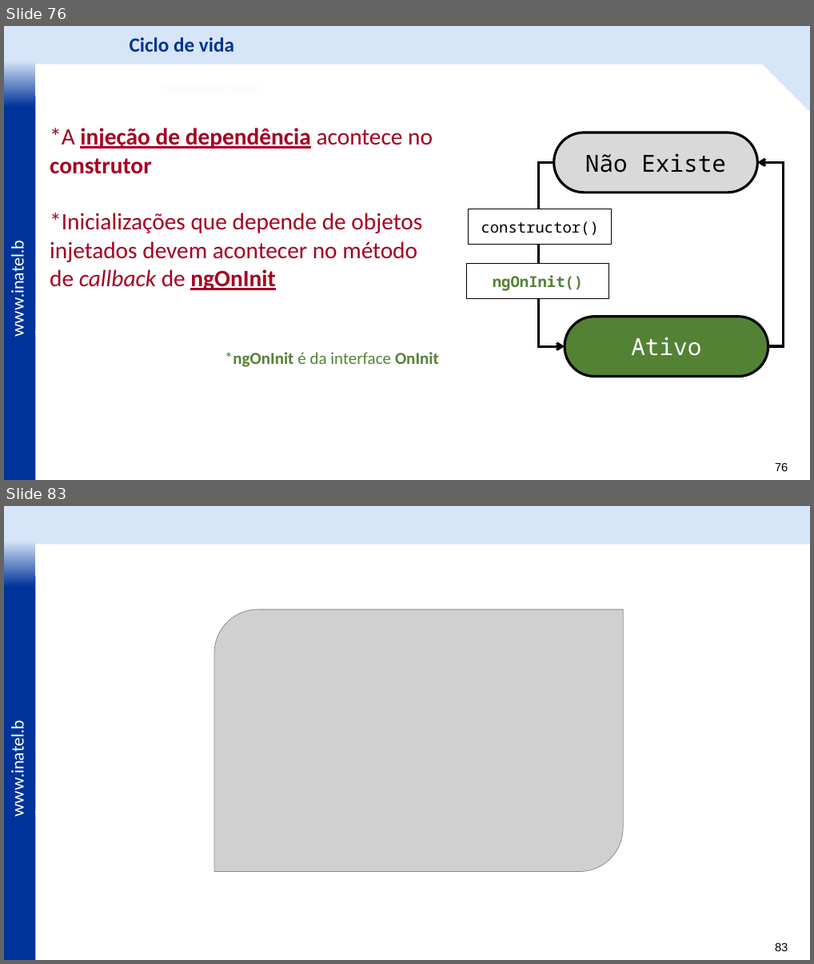
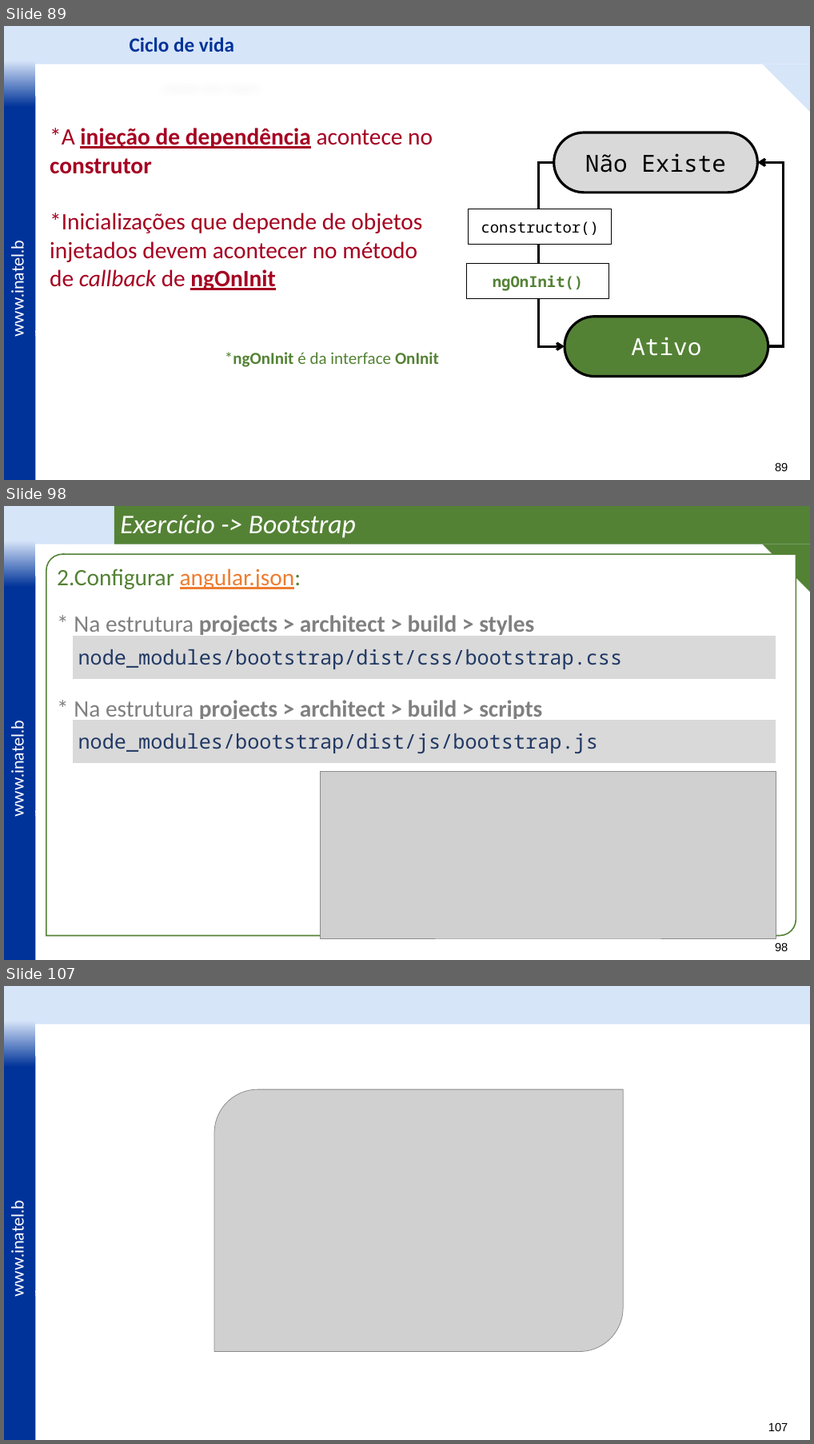
Before and after one commit to vitor-figueiredo/Lab_Angular, a slide deck: _docs/Lab_Angular - Frontend com Angular -v3.pptx. Shown one above the other, each under a label of ours: slides 76 and 83 before the commit, slides 89, 98 and 107 after it; the slides between them are not shown. The pictures are 814x964 and 814x1444 pixels, drawn with LibreOffice and Linux fonts; fonts in the diff are those of the drawing; grey boxes stand for pictures; background and template pictures are left out. Boxes give left, top, right and bottom in pixels: in the first picture for what was removed or moved away, otherwise in the second. Text is boxed around its words. In the diff, an @@ line names an element or a change of style, - is before the commit and + after.

```diff
--- a/_docs/Lab_Angular - Frontend com Angular -v3.pptx
+++ b/_docs/Lab_Angular - Frontend com Angular -v3.pptx
@@ slide 98 added at [4, 506, 810, 960], background #FFFFFF; not listed: 5 template elements that a slide beside it also shows @@
@@ rectangle added at [114, 506, 810, 544], fill #548235, 32 pt, text #FFFFFF, italic @@
+Exercício -> Bootstrap
@@ triangle added at [763, 544, 810, 592], fill #548235 @@
@@ round diag rect added at [46, 554, 797, 936], fill #FFFFFF, outline #548235 1.5 pt, 28 pt, text #808080, bold @@
+2.Configurar angular.json:
+* Na estrutura projects > architect > build > styles
+* Na estrutura projects > architect > build > scripts
@@ rectangle added at [72, 635, 777, 679], fill #D9D9D9, outline #FFFFFF 1 pt, 24 pt, text #203864 @@
+node_modules/bootstrap/dist/css/bootstrap.css
@@ rectangle added at [72, 719, 777, 763], fill #D9D9D9, outline #FFFFFF 1 pt, 24 pt, text #203864 @@
+node_modules/bootstrap/dist/js/bootstrap.js
@@ picture added at [320, 772, 777, 939] @@
@@ what was slide 76 is now slide 89 @@
@@ page number at [775, 462, 788, 471]: text changed @@
-76
+89
@@ what was slide 83 is now slide 107 @@
@@ page number at [769, 1422, 789, 1431]: text changed @@
-83
+107
```
Also in this commit, not shown: 14 slides changed, 25 other slides added, 2 slides removed, 31 other files.
